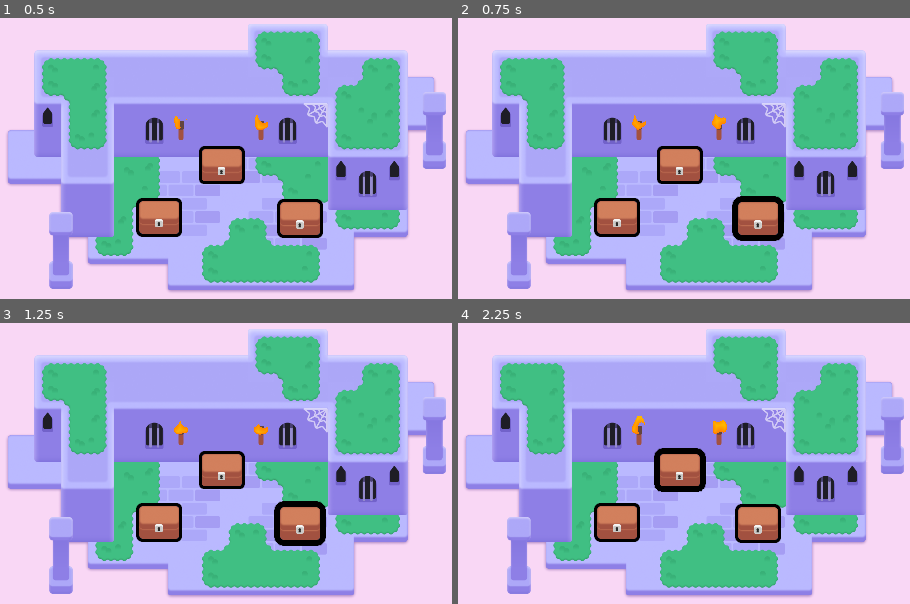
Above: before the commit, frames 1-4 (two rows, left to right).
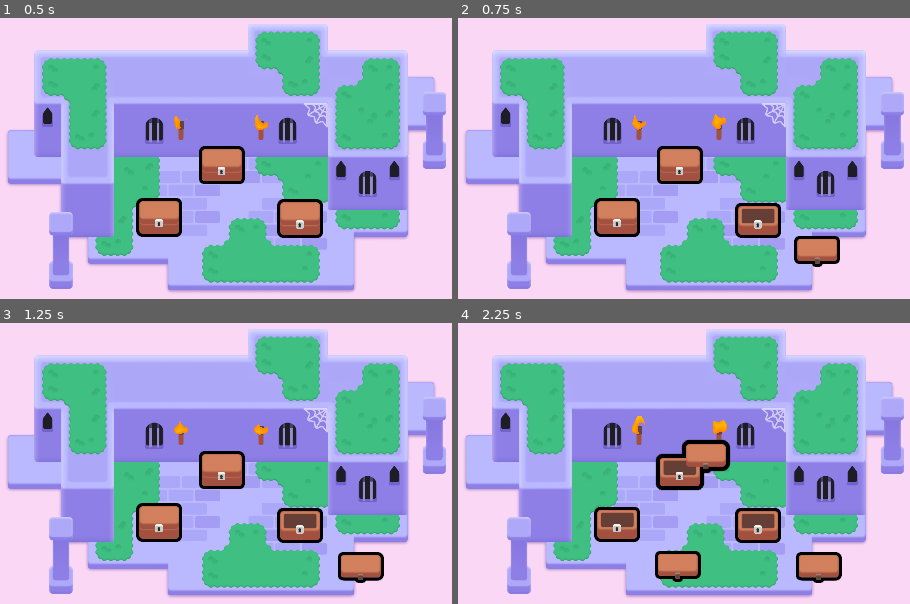
Above: after the commit, the same moments.

Repository: CWong1111/2d-GameDev-Course
Game: Godot game, scene res://lessons/mini_dungeon.tscn
Same seed, same stepped clock (60 frames per second), same inputs: the game is played once before the commit and once after it.
Inputs (mouse positions are in pixels of both pictures, inside the frame that each line leads up to):
- Up to frame 1 (0.5 s): no input
- Up to frame 2 (0.75 s): tap Enter at 0.5 s; move the mouse to (756, 217) at 0.52 s; press the mouse at (756, 217) at 0.53 s; hold D (move_right) from 0.53 s (still down)
- Up to frame 3 (1.25 s): keep holding D (move_right); tap Space at 0.77 s
- Up to frame 4 (2.25 s): move the mouse to (616, 522) at 1.27 s; release D (move_right) at 1.28 s; release the mouse at (616, 522) at 1.28 s; hold S (move_down) 1.28-2.03 s; right-click (616, 522) at 1.35 s; click (616, 522) at 1.42 s; tap Space at 1.52 s; move the mouse to (679, 469) at 2.02 s; hold D (move_right) from 2.03 s (still down); tap Z at 2.1 s; click (679, 469) at 2.17 s

Frame 1 is identical in both runs. In frame 2, 2.1% of the frame differs, in the area x 60-85%, y 63-89%; in frame 3, 2.1%; in frame 4, 5.1%, in the area x 30-85%, y 41-93%.

Commit message:
M6 L5 P5 1&2

Diff:
--- a/M06.looting_workbook/lessons/chest.gd
+++ b/M06.looting_workbook/lessons/chest.gd
@@ -1,6 +1,7 @@
 extends Area2D
 
 @onready var canvas_group: CanvasGroup = $CanvasGroup
+@onready var animation_player: AnimationPlayer = $AnimationPlayer
 
 func _ready() -> void:
 	mouse_entered.connect(_on_mouse_entered)
@@ -17,3 +18,18 @@
 func _on_mouse_exited() -> void:
 	var tween := create_tween()
 	tween.tween_method(set_outline_thickness, 6.0, 3.0, 0.08)
+
+func _input_event(viewport: Node, event: InputEvent, shape_index: int):
+	var event_is_mouse_click: bool = (
+	event is InputEventMouseButton and
+	event.button_index == MOUSE_BUTTON_LEFT and
+	event.is_pressed()
+	)
+
+	if event_is_mouse_click:
+		open()
+
+func open() -> void:
+	animation_player.play("open")
+
+	input_pickable = false
--- a/M06.looting_workbook/lessons/chest.tscn
+++ b/M06.looting_workbook/lessons/chest.tscn
@@ -16,6 +16,21 @@
 shader_parameter/line_thickness = 20.0
 shader_parameter/viewport_scale = Vector2(1, 1)
 
+[sub_resource type="Animation" id="Animation_6xk12"]
+length = 0.001
+tracks/0/type = "value"
+tracks/0/imported = false
+tracks/0/enabled = true
+tracks/0/path = NodePath("CanvasGroup/Top:position")
+tracks/0/interp = 1
+tracks/0/loop_wrap = true
+tracks/0/keys = {
+"times": PackedFloat32Array(0),
+"transitions": PackedFloat32Array(1),
+"update": 0,
+"values": [Vector2(-3, -27)]
+}
+
 [sub_resource type="Animation" id="Animation_6d6ej"]
 resource_name = "open"
 tracks/0/type = "value"
@@ -29,21 +44,6 @@
 "transitions": PackedFloat32Array(1, 1, 1),
 "update": 0,
 "values": [Vector2(-3, -27), Vector2(122, -75), Vector2(142, 87)]
-}
-
-[sub_resource type="Animation" id="Animation_6xk12"]
-length = 0.001
-tracks/0/type = "value"
-tracks/0/imported = false
-tracks/0/enabled = true
-tracks/0/path = NodePath("CanvasGroup/Top:position")
-tracks/0/interp = 1
-tracks/0/loop_wrap = true
-tracks/0/keys = {
-"times": PackedFloat32Array(0),
-"transitions": PackedFloat32Array(1),
-"update": 0,
-"values": [Vector2(-3, -27)]
 }
 
 [sub_resource type="AnimationLibrary" id="AnimationLibrary_gawy4"]
--- a/M06.looting_workbook/practices/L5.P1.open_the_door/door.gd
+++ b/M06.looting_workbook/practices/L5.P1.open_the_door/door.gd
@@ -2,12 +2,13 @@
 
 @onready var animation_player: AnimationPlayer = $"AnimationPlayer"
 
-
 func _input_event(viewport: Node, event: InputEvent, shape_index: int):
-	# Complete this boolean expression to check if the input event is a left-mouse click.
 	var event_is_mouse_click: bool = (
-		false
+		event is InputEventMouseButton
+		and event.button_index == MOUSE_BUTTON_LEFT
+		and event.is_pressed()
 	)
 
 	if event_is_mouse_click:
-		pass
+		animation_player.play("open")
+		input_pickable = false
--- a/M06.looting_workbook/practices/L5.P1.open_the_door/open_the_door.tscn
+++ b/M06.looting_workbook/practices/L5.P1.open_the_door/open_the_door.tscn
@@ -1,17 +1,13 @@
-[gd_scene load_steps=4 format=3]
+[gd_scene load_steps=3 format=3 uid="uid://bjylhjgvr2mag"]
 
 [ext_resource type="PackedScene" path="res://practices/L5.P1.open_the_door/door_open.tscn" id="1_jjcwt"]
-[ext_resource type="Script" path="res://practices/L5.P1.open_the_door/door.gd" id="2_761eb"]
-[ext_resource type="Texture2D" path="res://practices/L5.P1.open_the_door/wall.png" id="3_nmn4b"]
+[ext_resource type="Texture2D" uid="uid://dwbwn5t4dfiib" path="res://practices/L5.P1.open_the_door/wall.png" id="3_nmn4b"]
 
 [node name="OpenTheDoor" type="Node2D"]
 metadata/_edit_horizontal_guides_ = []
 
-[node name="DoorOpen" type="Area2D" parent="." instance=ExtResource("1_jjcwt")]
+[node name="DoorOpen" parent="." instance=ExtResource("1_jjcwt")]
 position = Vector2(960, 446.5)
-collision_layer = 2
-collision_mask = 0
-script = ExtResource("2_761eb")
 
 [node name="Wall" type="Sprite2D" parent="."]
 position = Vector2(959, 929.5)
--- a/M06.looting_workbook/practices/L5.P2.pop_the_balloon/balloon_pop.gd
+++ b/M06.looting_workbook/practices/L5.P2.pop_the_balloon/balloon_pop.gd
@@ -5,7 +5,8 @@
 	var event_is_mouse_release: bool = (
 		event is InputEventMouseButton
 		and event.button_index == MOUSE_BUTTON_LEFT
+		and event.is_released()
 	)
 
 	if event_is_mouse_release:
-		pass
+		queue_free()
--- a/M06.looting_workbook/practices/L5.P2.pop_the_balloon/pop_the_balloon.tscn
+++ b/M06.looting_workbook/practices/L5.P2.pop_the_balloon/pop_the_balloon.tscn
@@ -1,16 +1,11 @@
-[gd_scene load_steps=3 format=3]
+[gd_scene load_steps=2 format=3 uid="uid://evx0t404g5bs"]
 
 [ext_resource type="PackedScene" path="res://practices/L5.P2.pop_the_balloon/balloon_pop.tscn" id="1_enrvy"]
-[ext_resource type="Script" path="res://practices/L5.P2.pop_the_balloon/balloon_pop.gd" id="2_xkyg3"]
 
 [node name="PopTheBalloon" type="Node2D"]
 metadata/_edit_horizontal_guides_ = []
 
-[node name="BalloonPop" type="Area2D" parent="." instance=ExtResource("1_enrvy")]
-position = Vector2(960, 540)
-collision_layer = 2
-collision_mask = 0
-script = ExtResource("2_xkyg3")
+[node name="BalloonPop" parent="." instance=ExtResource("1_enrvy")]
 
 [node name="ExtraVisuals" type="Node" parent="."]
 
